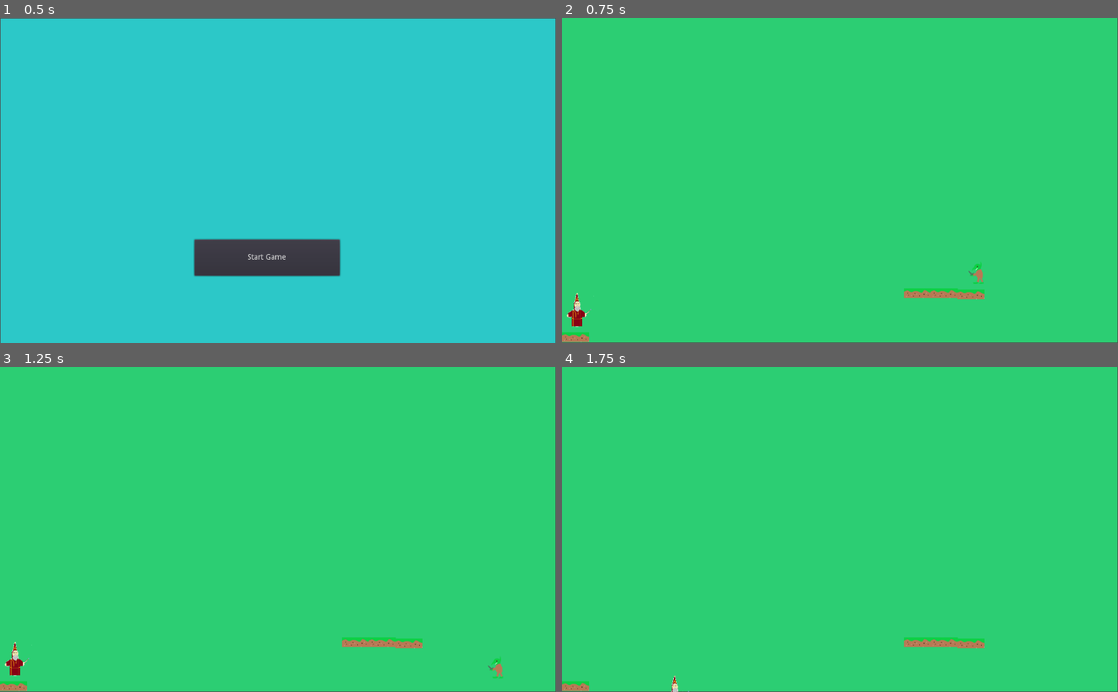
Above: before the commit, frames 1-4 (two rows, left to right).
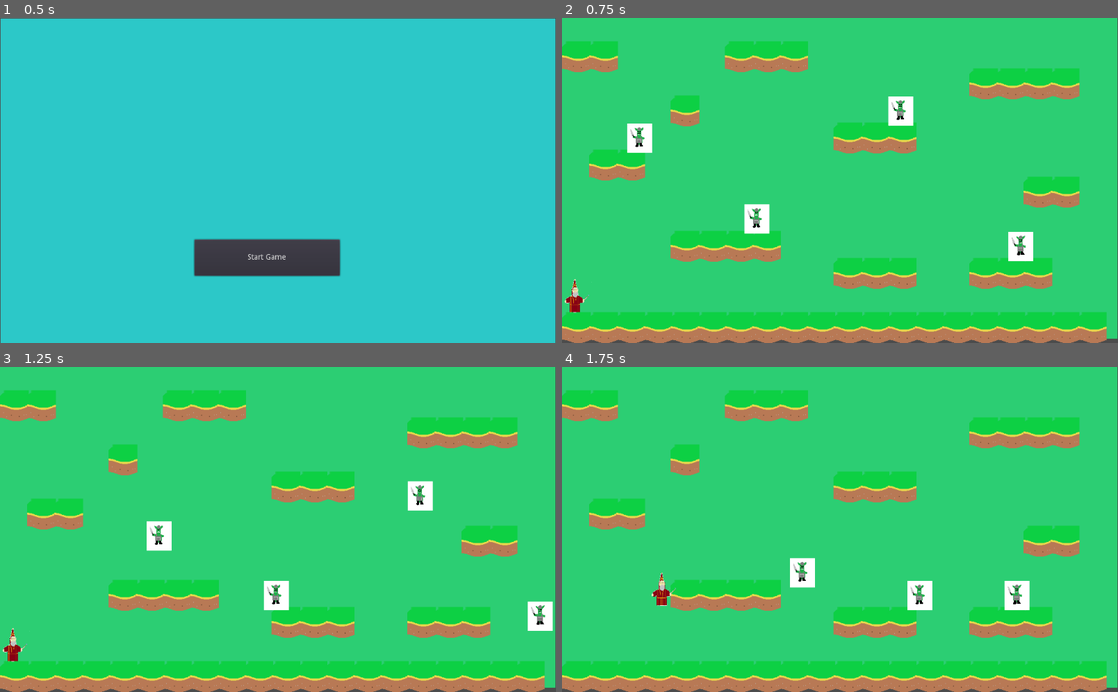
Above: after the commit, the same moments.

Repository: KimMcLelland/Wizzapp2
Game: Godot game, scene res://Title.tscn
Same seed, same stepped clock (60 frames per second), same inputs: the game is played once before the commit and once after it.
Inputs:
- Up to frame 1 (0.5 s): no input
- Up to frame 2 (0.75 s): click "Start Game" at 0.5 s
- Up to frame 3 (1.25 s): no input
- Up to frame 4 (1.75 s): hold Right (ui_right) from 1.28 s (still down); tap Space (jump) at 1.52 s

Frame 1 is identical in both runs. In frame 2, 23% of the frame differs, in the area x 0-100%, y 7-100%; in frame 3, 23%; in frame 4, 23%.

Commit message:
more progress

Diff:
--- a/Gamescreen.tscn
+++ b/Gamescreen.tscn
@@ -1,33 +1,37 @@
 [gd_scene load_steps=4 format=2]
 
 [ext_resource path="res://wizard.tscn" type="PackedScene" id=1]
-[ext_resource path="res://platform.tscn" type="PackedScene" id=2]
+[ext_resource path="res://new_tileset.tres" type="TileSet" id=2]
 [ext_resource path="res://goblin.tscn" type="PackedScene" id=3]
 
 [node name="Gamescreen" type="Node"]
 
 [node name="ColorRect" type="ColorRect" parent="."]
+margin_top = -7.0
 margin_right = 1023.0
-margin_bottom = 599.0
+margin_bottom = 592.0
 color = Color( 0.176471, 0.811765, 0.454902, 1 )
 __meta__ = {
 "_edit_use_anchors_": false
 }
 
-[node name="platform" parent="." instance=ExtResource( 2 )]
-position = Vector2( 655, 504 )
-
-[node name="platform2" parent="." instance=ExtResource( 2 )]
-position = Vector2( 704, 504 )
-
-[node name="platform3" parent="." instance=ExtResource( 2 )]
-position = Vector2( 753, 506 )
+[node name="TileMap" type="TileMap" parent="ColorRect"]
+tile_set = ExtResource( 2 )
+cell_size = Vector2( 50, 50 )
+format = 1
+tile_data = PoolIntArray( 65536, 0, 0, 65537, 0, 0, 65542, 0, 0, 65543, 0, 0, 65544, 0, 0, 65546, 4, 0, 65547, 4, 0, 65548, 4, 0, 65549, 4, 0, 65552, 4, 0, 65553, 4, 0, 131087, 0, 0, 131088, 0, 0, 131089, 0, 0, 131090, 0, 0, 196612, 0, 0, 196626, 4, 0, 262154, 0, 0, 262155, 0, 0, 262156, 0, 0, 262161, 4, 0, 327680, 4, 0, 327681, 0, 0, 327682, 0, 0, 327689, 4, 0, 327690, 4, 0, 327691, 4, 0, 327692, 4, 0, 393233, 0, 0, 393234, 0, 0, 458756, 4, 0, 458757, 4, 0, 458758, 4, 0, 524292, 0, 0, 524293, 0, 0, 524294, 0, 0, 524295, 0, 0, 589833, 4, 0, 589834, 0, 0, 589835, 0, 0, 589836, 0, 0, 589839, 0, 0, 589840, 0, 0, 589841, 0, 0, 720896, 0, 0, 720897, 0, 0, 720898, 0, 0, 720899, 0, 0, 720900, 0, 0, 720901, 0, 0, 720902, 0, 0, 720903, 0, 0, 720904, 0, 0, 720905, 0, 0, 720906, 0, 0, 720907, 0, 0, 720908, 0, 0, 720909, 0, 0, 720910, 0, 0, 720911, 0, 0, 720912, 0, 0, 720913, 0, 0, 720914, 0, 0, 720915, 0, 0 )
 
 [node name="wizard" parent="." instance=ExtResource( 1 )]
-position = Vector2( 29, 543 )
+position = Vector2( 21, 521 )
 
 [node name="goblin" parent="." instance=ExtResource( 3 )]
-position = Vector2( 715, 470 )
+position = Vector2( 794, 420 )
 
-[node name="platform4" parent="." instance=ExtResource( 2 )]
-position = Vector2( 25, 585 )
+[node name="goblin2" parent="." instance=ExtResource( 3 )]
+position = Vector2( 307.497, 358.189 )
+
+[node name="goblin3" parent="." instance=ExtResource( 3 )]
+position = Vector2( 572.498, 164.189 )
+
+[node name="goblin4" parent="." instance=ExtResource( 3 )]
+position = Vector2( 91.4975, 213.189 )
--- a/goblin.gd
+++ b/goblin.gd
@@ -13,8 +13,4 @@
 	var velocity = Vector2()
 	vel = move_and_slide(vel, Vector2.UP)
 	vel.y += gravity * delta
-
-
-
-func _on_VisibilityNotifier2D_screen_exited():
-	vel.x = -vel.x
+	#position.x = clamp(position.x, 25, screen_size.x-25)
--- a/goblin.tscn
+++ b/goblin.tscn
@@ -1,11 +1,12 @@
-[gd_scene load_steps=5 format=2]
+[gd_scene load_steps=6 format=2]
 
-[ext_resource path="res://assets/images/goblin.png" type="Texture" id=1]
+[ext_resource path="res://Goblin1.png" type="Texture" id=1]
 [ext_resource path="res://goblin.gd" type="Script" id=2]
+[ext_resource path="res://Goblin2.png" type="Texture" id=3]
 
 [sub_resource type="SpriteFrames" id=1]
 animations = [ {
-"frames": [ ExtResource( 1 ) ],
+"frames": [ ExtResource( 1 ), ExtResource( 3 ) ],
 "loop": true,
 "name": "walk",
 "speed": 5.0
@@ -15,21 +16,18 @@
 radius = 12.0
 
 [node name="goblin" type="KinematicBody2D"]
+position = Vector2( 335.497, 66.1893 )
 script = ExtResource( 2 )
 __meta__ = {
 "_edit_group_": true
 }
 
 [node name="AnimatedSprite" type="AnimatedSprite" parent="."]
+position = Vector2( 1.04443, 2.68921 )
+scale = Vector2( 0.0793104, 0.115632 )
 frames = SubResource( 1 )
 animation = "walk"
 
 [node name="CollisionShape2D" type="CollisionShape2D" parent="."]
 position = Vector2( 1, 6 )
 shape = SubResource( 2 )
-
-[node name="VisibilityNotifier2D" type="VisibilityNotifier2D" parent="."]
-position = Vector2( 0, 6 )
-scale = Vector2( 1, 1.6 )
-
-[connection signal="screen_exited" from="VisibilityNotifier2D" to="." method="_on_VisibilityNotifier2D_screen_exited"]
--- /dev/null
+++ b/new_tileset.tres
@@ -0,0 +1,29 @@
+[gd_resource type="TileSet" load_steps=3 format=2]
+
+[ext_resource path="res://assets/images/Tilesheet/tilesheet_complete.png" type="Texture" id=1]
+
+[sub_resource type="ConvexPolygonShape2D" id=1]
+points = PoolVector2Array( 53, 59, 0, 59, 0, 4, 53, 4 )
+
+[resource]
+0/name = "tilesheet_complete.png 0"
+0/texture = ExtResource( 1 )
+0/tex_offset = Vector2( 0, 0 )
+0/modulate = Color( 1, 1, 1, 1 )
+0/region = Rect2( 322, -4, 53, 59 )
+0/tile_mode = 0
+0/occluder_offset = Vector2( 0, 0 )
+0/navigation_offset = Vector2( 0, 0 )
+0/shape_offset = Vector2( 0, 0 )
+0/shape_transform = Transform2D( 1, 0, 0, 1, 0, 0 )
+0/shape = SubResource( 1 )
+0/shape_one_way = false
+0/shape_one_way_margin = 1.0
+0/shapes = [ {
+"autotile_coord": Vector2( 0, 0 ),
+"one_way": false,
+"one_way_margin": 1.0,
+"shape": SubResource( 1 ),
+"shape_transform": Transform2D( 1, 0, 0, 1, 0, 0 )
+} ]
+0/z_index = 0
Binary file added: assets/images/Tilesheet/tilesheet_complete.png
Not shown, added: assets/images/Tilesheet/tilesheet_complete.png.import
Binary file added: assets/images/Tilesheet/tilesheet_complete_2X.png
Not shown, added: assets/images/Tilesheet/tilesheet_complete_2X.png.import
Not shown, added: assets/images/Tilesheet/Thumbs.db
